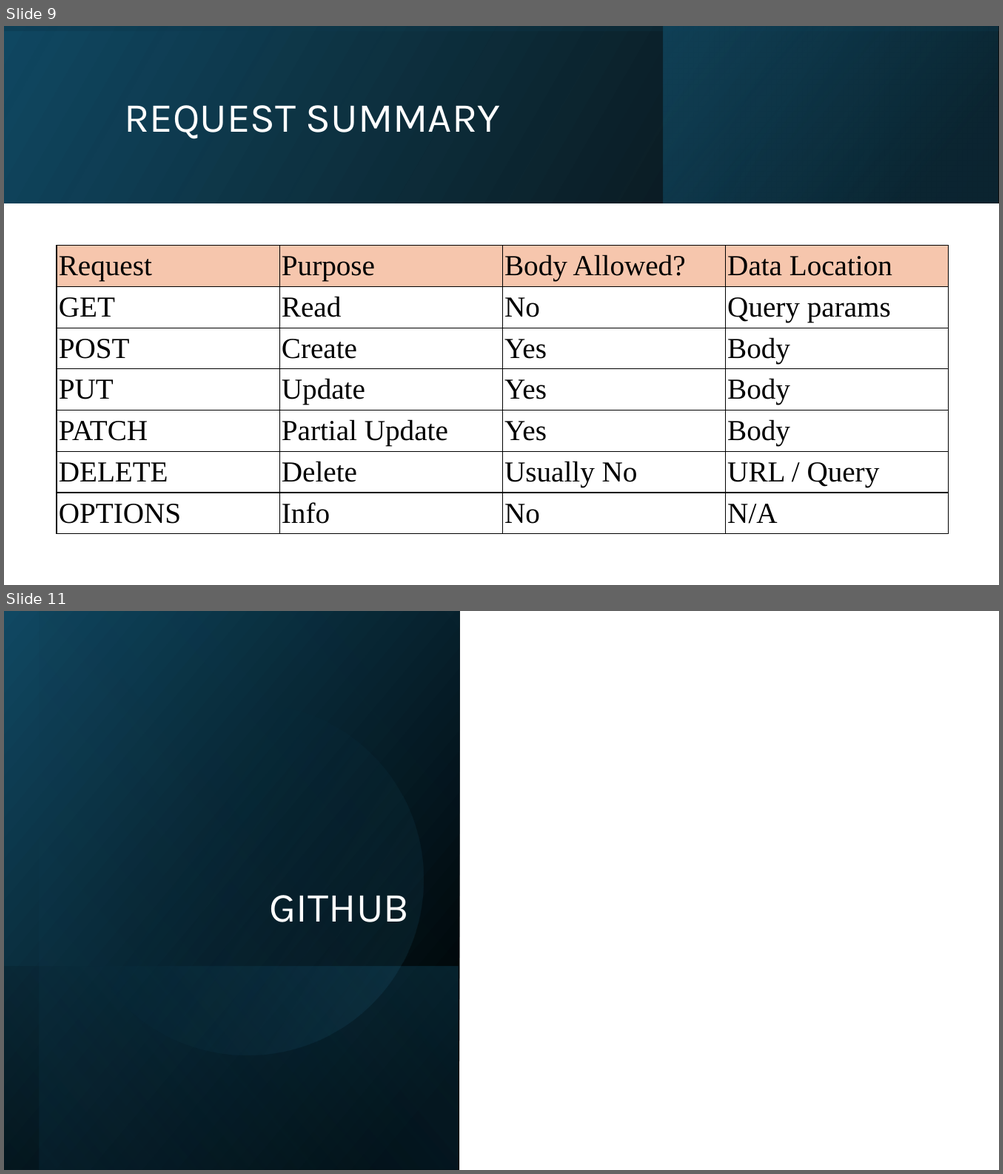
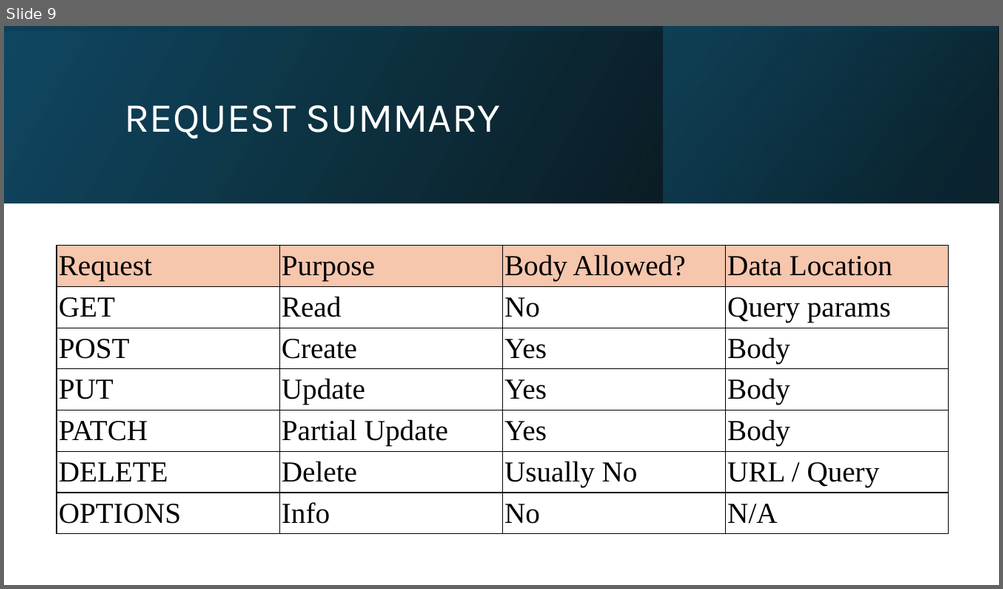
Before and after one commit to adarshrwl/Squarelabs_class, a slide deck: pdf/Requests.pptx. Shown one above the other, each under a label of ours: slides 9 and 11 before the commit, slide 9 after it; the slides between them are not shown. The pictures are 1003x1174 and 1003x589 pixels, drawn with LibreOffice and Linux fonts; fonts in the diff are those of the drawing. Boxes give left, top, right and bottom in pixels: in the first picture for what was removed or moved away, otherwise in the second. Text is boxed around its words. In the diff, an @@ line names an element or a change of style, - is before the commit and + after.

```diff
--- a/pdf/Requests.pptx
+++ b/pdf/Requests.pptx
@@ slide 11 removed at box(4, 611, 999, 1170), background #FFFFFF @@
@@ rectangle removed at box(4, 611, 459, 1170) @@
@@ rectangle removed at box(40, 611, 460, 1170) @@
@@ ellipse removed at box(40, 671, 455, 1087) @@
@@ title removed at box(270, 895, 409, 923) @@
-GITHUB
@@ rectangle removed at box(4, 966, 458, 1170) @@
```
Also in this commit, not shown: 4 slides added, 8 other files.
